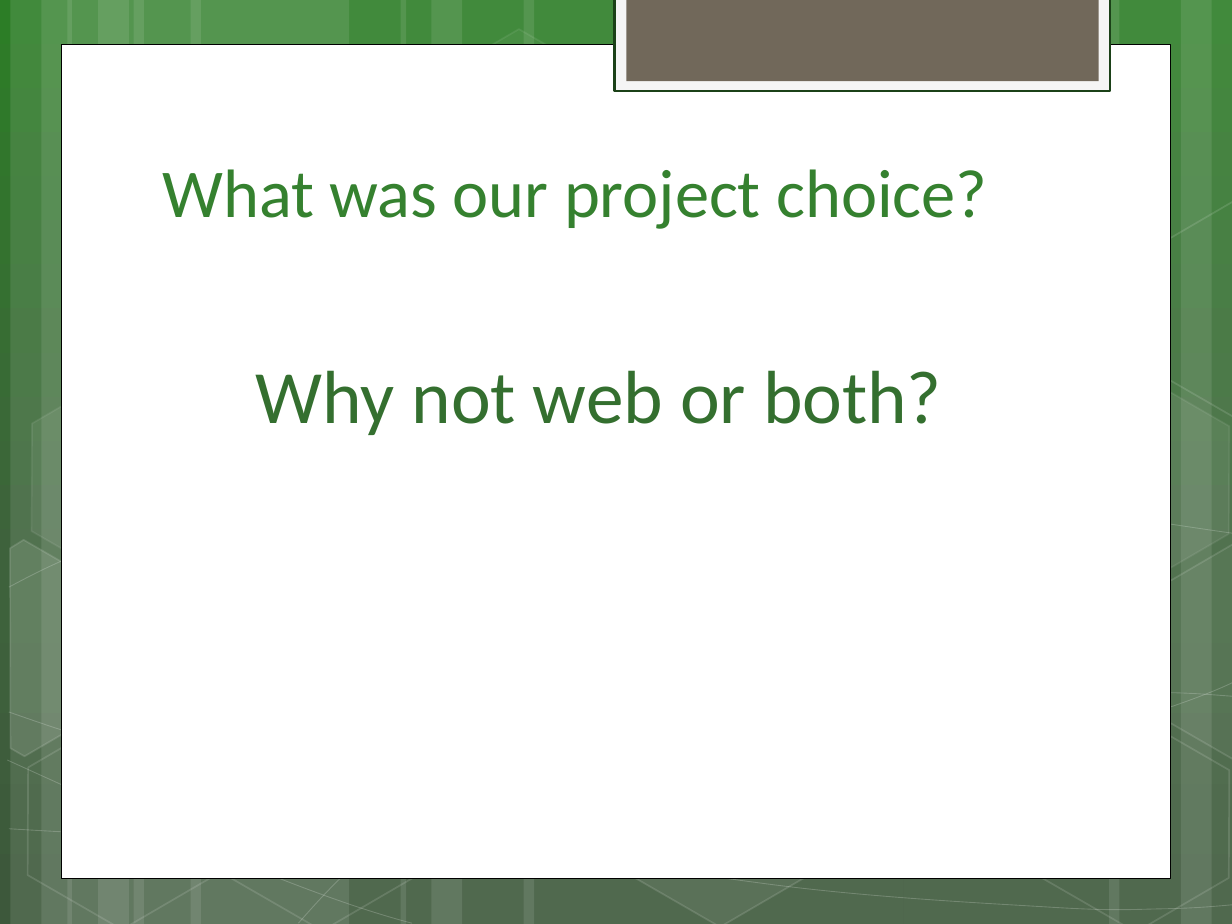
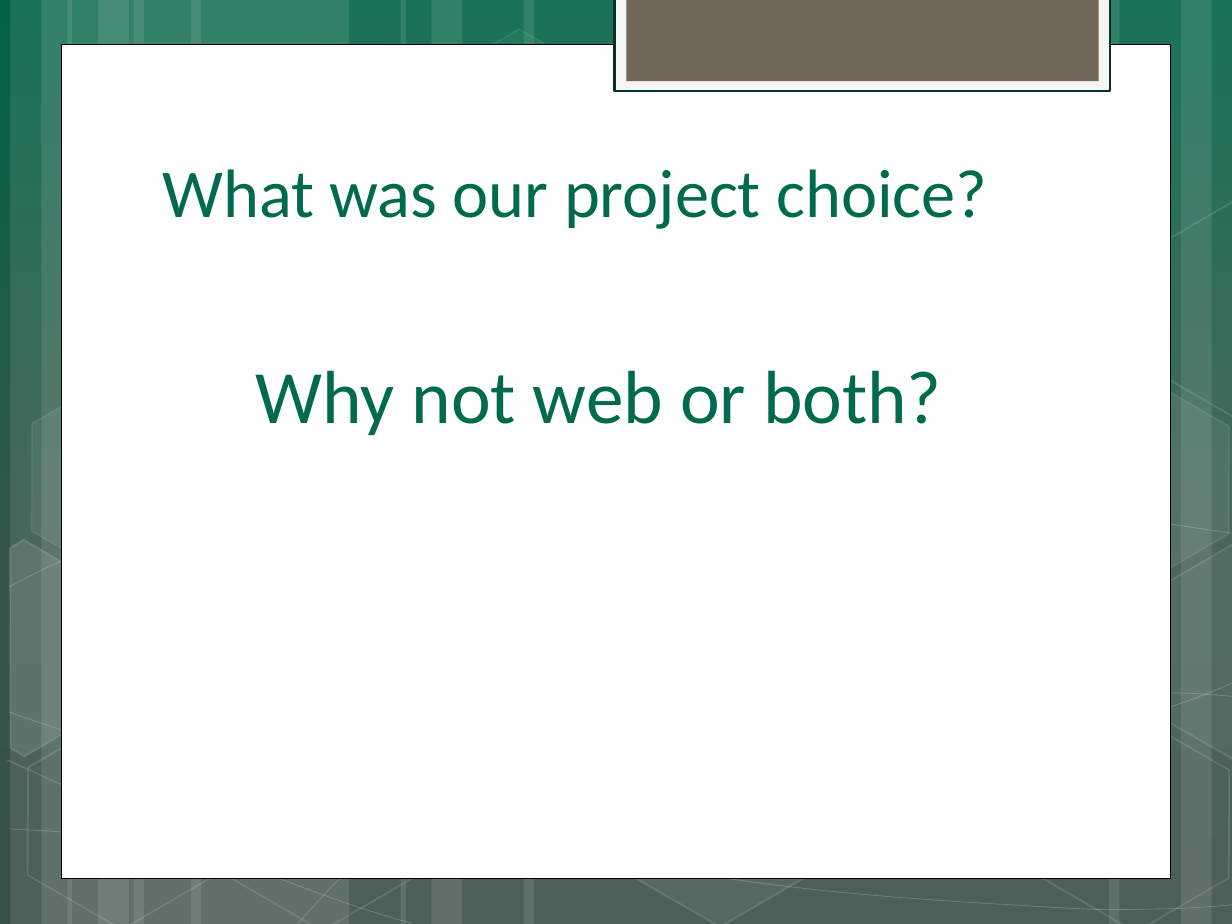
Before and after one commit to d-baranowski/Team-2, a slide deck: slide 4 of Powerpoint for Dragons Den/Dragons Den Presentation.pptx. Drawn at 1232x924 pixels with LibreOffice and Linux fonts; fonts in the diff are those of the drawing. Boxes give left, top, right and bottom in pixels: in the first picture for what was removed or moved away, otherwise in the second. Text is boxed around its words. In the diff, an @@ line names an element or a change of style, - is before the commit and + after.

```diff
--- a/Powerpoint for Dragons Den/Dragons Den Presentation.pptx
+++ b/Powerpoint for Dragons Den/Dragons Den Presentation.pptx
@@ background gradient #2D7E27 to #3E623D to #3D593C to gradient #006347 to #375648 to #385044 @@
@@ rectangle at bbox=[615, 0, 1110, 91]: outline #1B4018 1.25 pt to #003526 1.25 pt @@
@@ title "What was our project choice?" at bbox=[163, 169, 987, 229]: text colour #35812F to #006A4C @@
@@ text "Why not web or both?" at bbox=[255, 370, 942, 435]: text colour #346F2F to #006A4C @@
```
Also in this commit, not shown: 6 other slides changed, 1 slide added, 1 slide removed.
